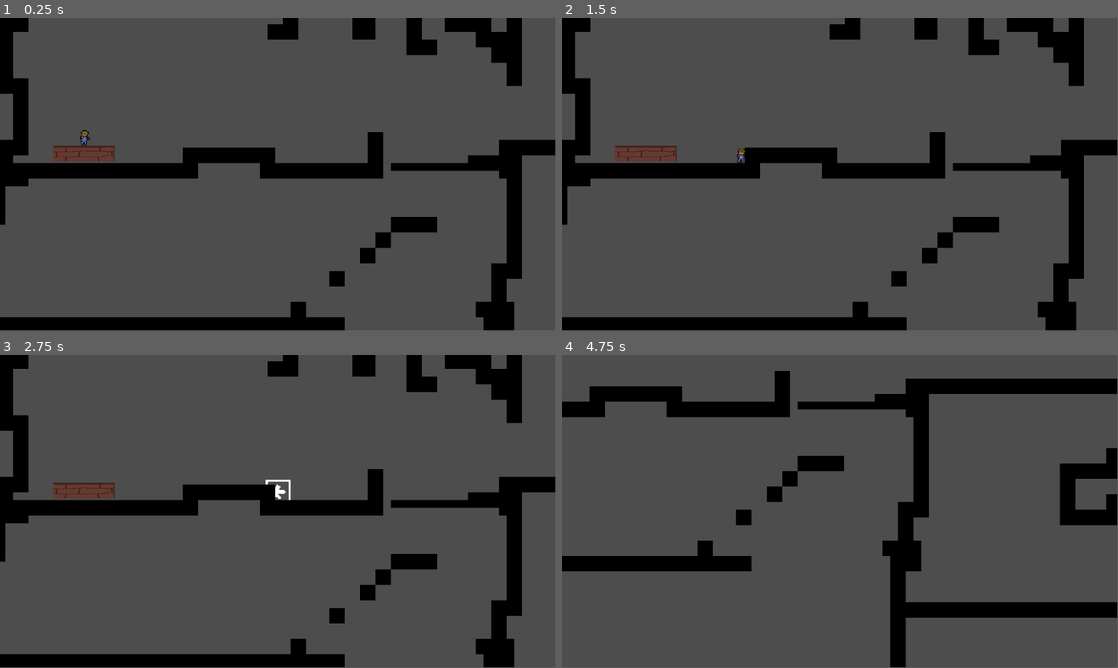
Above: before the commit, frames 1-4 (two rows, left to right).
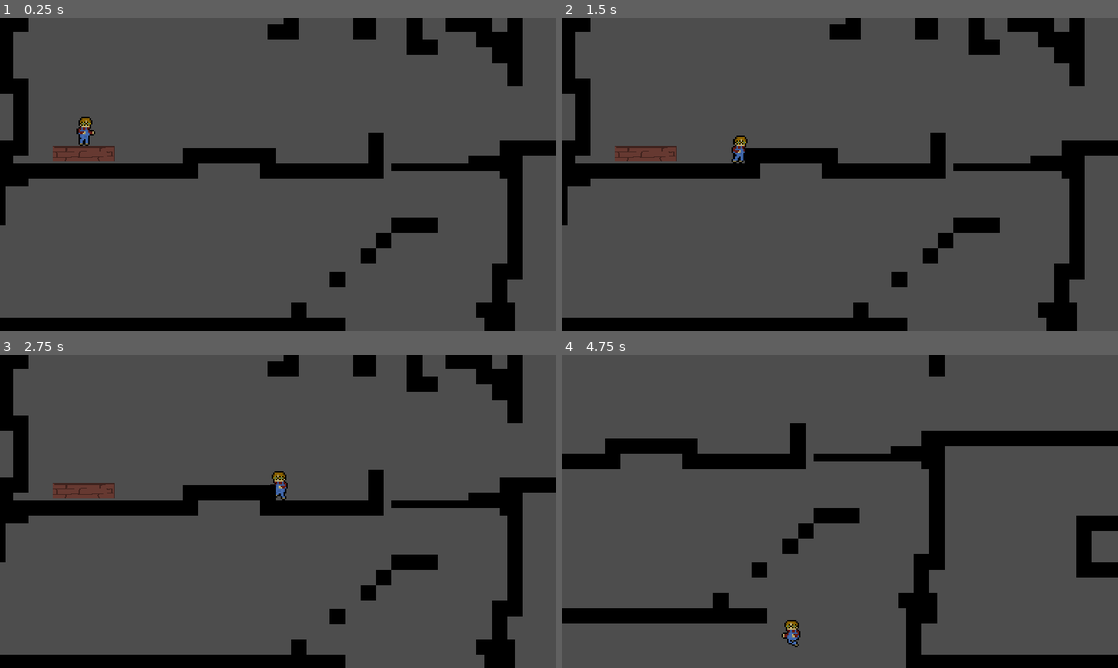
Above: after the commit, the same moments.

Repository: Starscout/SteamSmyth
Game: Godot game, scene res://Rooms/test room.tscn
Two runs of this game, one before a commit and one after it. Both use one fixed random seed, a clock stepped at 60 frames per second and the inputs below.
Inputs:
- Up to frame 1 (0.25 s): no input
- Up to frame 2 (1.5 s): tap Enter at 0.5 s; hold Right (right) from 0.53 s (still down); tap X (dash) at 0.6, 1.35 s; tap Z (jump) at 0.77 s
- Up to frame 3 (2.75 s): tap Z (jump) at 1.52 s; release Right (right) at 2.03 s; hold A (left) from 2.03 s (still down); tap X (dash) at 2.1 s
- Up to frame 4 (4.75 s): release A (left) at 2.78 s; hold Right (right) 2.78-4.28 s; tap X (dash) at 2.85, 3.6, 4.35 s; tap Z (jump) at 3.02, 3.77, 4.52 s; hold A (left) from 4.28 s (still down)
In our replay, the window is 799x449 before the commit and 800x450 after it. These sizes can differ from the game's own. Grey fills any space a smaller window leaves; there, only what the larger window draws over its background counts as a difference.

The runs differ from the first frame. In frame 1, 1.3% of the frame differs, in the area x 0-100%, y 0-100%; in frame 2, 1.2%; in frame 3, 1.3%; in frame 4, 25%.

Commit message:
Screen scales correctly

Diff:
--- a/Player/Camera/camera.tscn
+++ b/Player/Camera/camera.tscn
@@ -9,6 +9,7 @@
 size = Vector2(155, 99.5)
 
 [node name="Camera2D" type="Camera2D"]
+position = Vector2(1280, 720)
 script = ExtResource("1_xuxdd")
 
 [node name="OuterArea" type="Area2D" parent="."]
--- a/Player/player.tscn
+++ b/Player/player.tscn
@@ -6,8 +6,8 @@
 [ext_resource type="Texture2D" uid="uid://dpq8thqoxvvmb" path="res://Player/Animations/miniSmyth-Running-Sheet.png" id="3_vfluj"]
 
 [sub_resource type="CapsuleShape2D" id="CapsuleShape2D_b6t4o"]
-radius = 4.375
-height = 20.0
+radius = 6.875
+height = 37.5
 
 [sub_resource type="AtlasTexture" id="AtlasTexture_vryqa"]
 atlas = ExtResource("1_8d336")
@@ -230,7 +230,7 @@
 
 [node name="AnimatedSprite2D" type="AnimatedSprite2D" parent="."]
 position = Vector2(-1, 0)
-scale = Vector2(1.6, 1.6)
+scale = Vector2(3, 3)
 sprite_frames = SubResource("SpriteFrames_hycbc")
 animation = &"idle"
 frame_progress = 0.249974
--- a/Player/scripts/player.gd
+++ b/Player/scripts/player.gd
@@ -61,17 +61,19 @@
 			self.velocity.x += speed/3
 			speed_change -= 1
 			$AnimatedSprite2D.play("right")
+			$AnimatedSprite2D.flip_h = false
 		elif Input.is_action_pressed("left") and speed_change > 0:
 			self.velocity.x -= speed/3
 			speed_change -= 1
-			$AnimatedSprite2D.animation = "left"
+			$AnimatedSprite2D.flip_h = true
+			$AnimatedSprite2D.animation = "right"
 
 		elif Input.is_action_pressed("right") and dashing == false:
 			self.velocity.x += speed
 			$AnimatedSprite2D.animation = "right"
 		elif Input.is_action_pressed("left") and dashing == false:
 			self.velocity.x -= speed
-			$AnimatedSprite2D.animation = "left"
+			$AnimatedSprite2D.animation = "right"
 		#Slow down for 6 frames after release
 		elif Input.is_action_just_released("left") and is_on_floor():
 			speed_change = speed_down
@@ -82,11 +84,13 @@
 		elif speed_change > 0 and right_left == 1 and is_on_floor():
 			self.velocity.x -= speed/3
 			speed_change -= 1
+
 		elif speed_change > 0 and right_left == 2 and is_on_floor():
 			self.velocity.x += speed/3
 			speed_change -= 1
+
 		else:
-			$AnimatedSprite2D.play("idle")
+				$AnimatedSprite2D.play("idle")
 	if speed_change == 0:
 		right_left = 0
 
--- a/project.godot
+++ b/project.godot
@@ -18,6 +18,10 @@
 [autoload]
 
 PlayerData="*res://Player/scripts/player_data.gd"
+
+[display]
+
+window/stretch/mode="canvas_items"
 
 [input]
 
Not shown, changed: Rooms/Room 1.tscn
